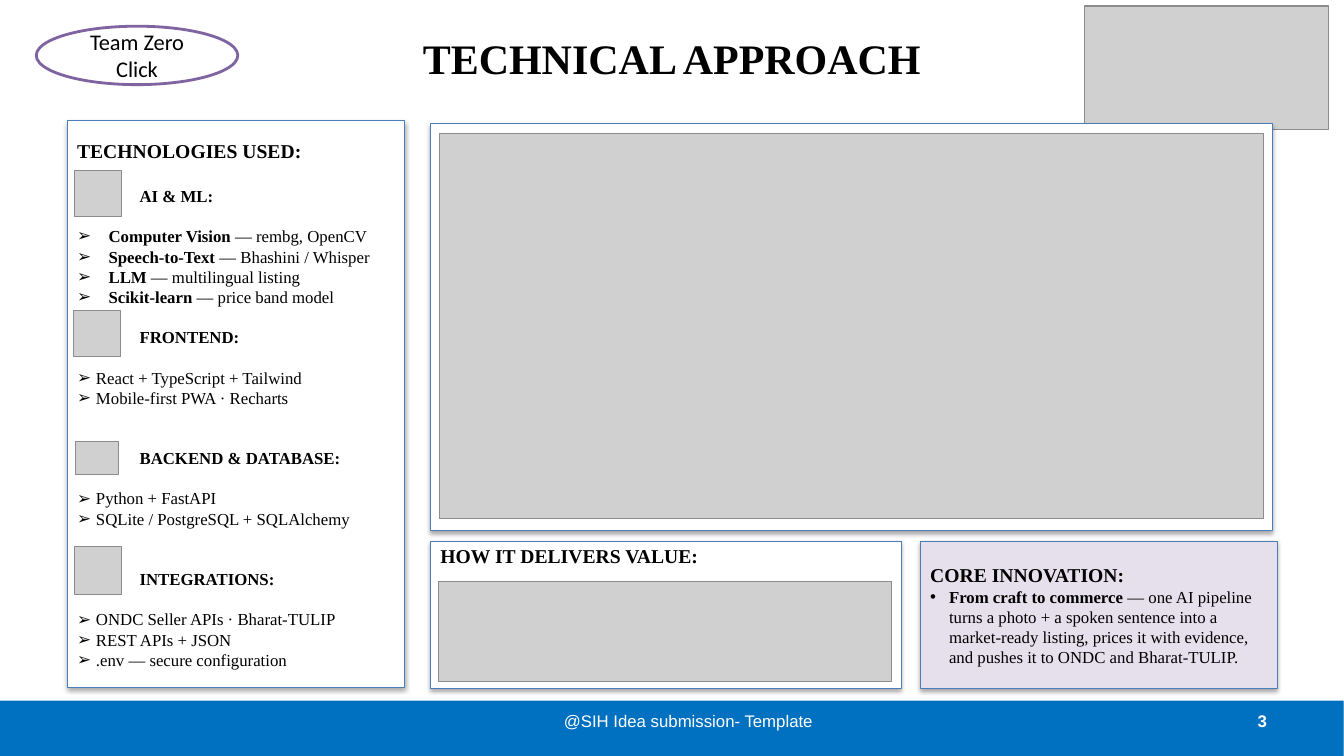
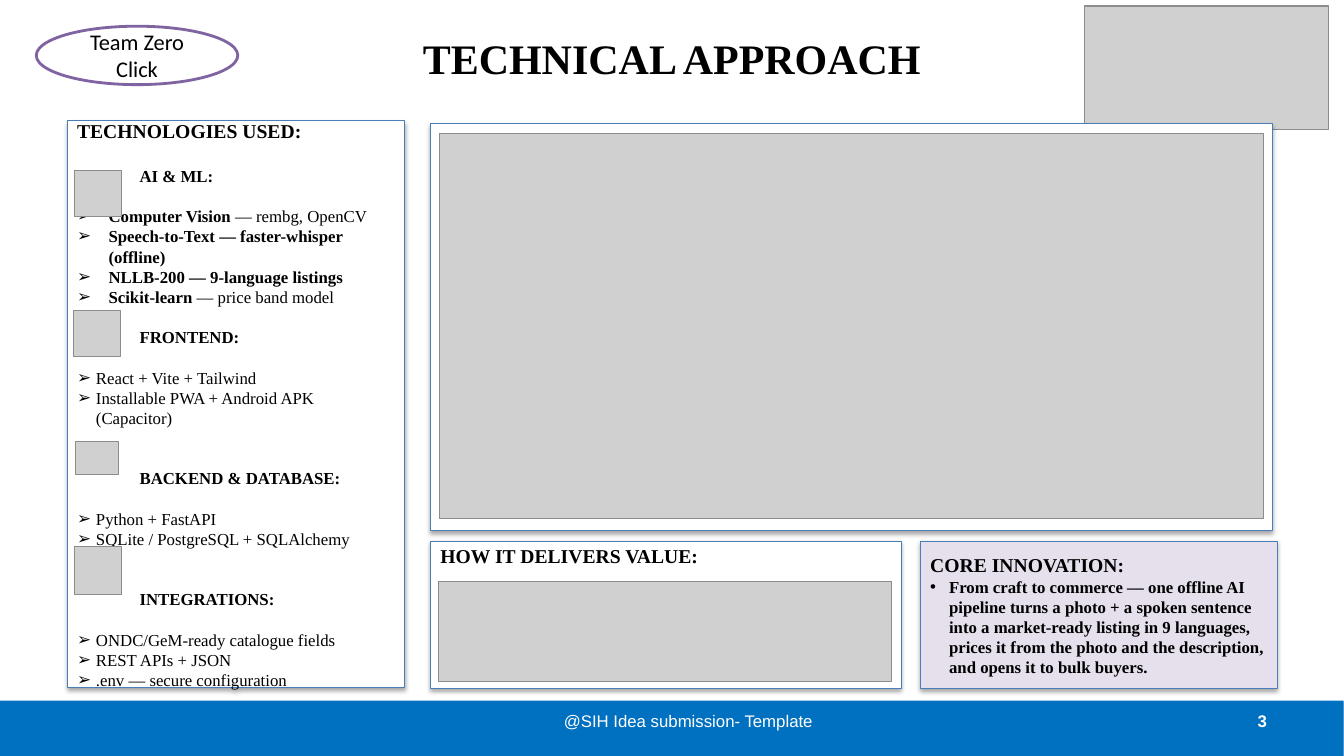
Before and after one commit to yogeshwardev/SIH-project, a slide deck: slide 3 of SIH2026_FINAL.pptx. Drawn at 1344x756 pixels with LibreOffice and Linux fonts; fonts in the diff are those of the drawing; grey boxes stand for pictures. Boxes give left, top, right and bottom in pixels: in the first picture for what was removed or moved away, otherwise in the second. Text is boxed around its words. In the diff, an @@ line names an element or a change of style, - is before the commit and + after.

```diff
--- a/SIH2026_FINAL.pptx
+++ b/SIH2026_FINAL.pptx
@@ text in rectangle at <box>109,230,343,287</box>: text changed; bold on @@
-➢ Speech-to-Text — Bhashini / Whisper
-➢ LLM — multilingual listing
+➢ Speech-to-Text — faster-whisper (offline)
+➢ NLLB-200 — 9-language listings
@@ text in rectangle at <box>96,372,315,428</box>: text changed @@
-➢ React + TypeScript + Tailwind
-➢ Mobile-first PWA · Recharts
+➢ React + Vite + Tailwind
+➢ Installable PWA + Android APK (Capacitor)
@@ text in rectangle at <box>949,581,1263,677</box>: text changed; bold on @@
-• From craft to commerce — one AI pipeline turns a photo + a spoken sentence into a market-ready listing, prices it with evidence, and pushes it to ONDC and Bharat-TULIP.
+• From craft to commerce — one offline AI pipeline turns a photo + a spoken sentence into a market-ready listing in 9 languages, prices it from the photo and the description, and opens it to bulk buyers.
@@ text in rectangle at <box>96,634,335,650</box>: text changed @@
-➢ ONDC Seller APIs · Bharat-TULIP
+➢ ONDC/GeM-ready catalogue fields
```
Also in this commit, not shown: 4 other slides changed, 8 other files.
